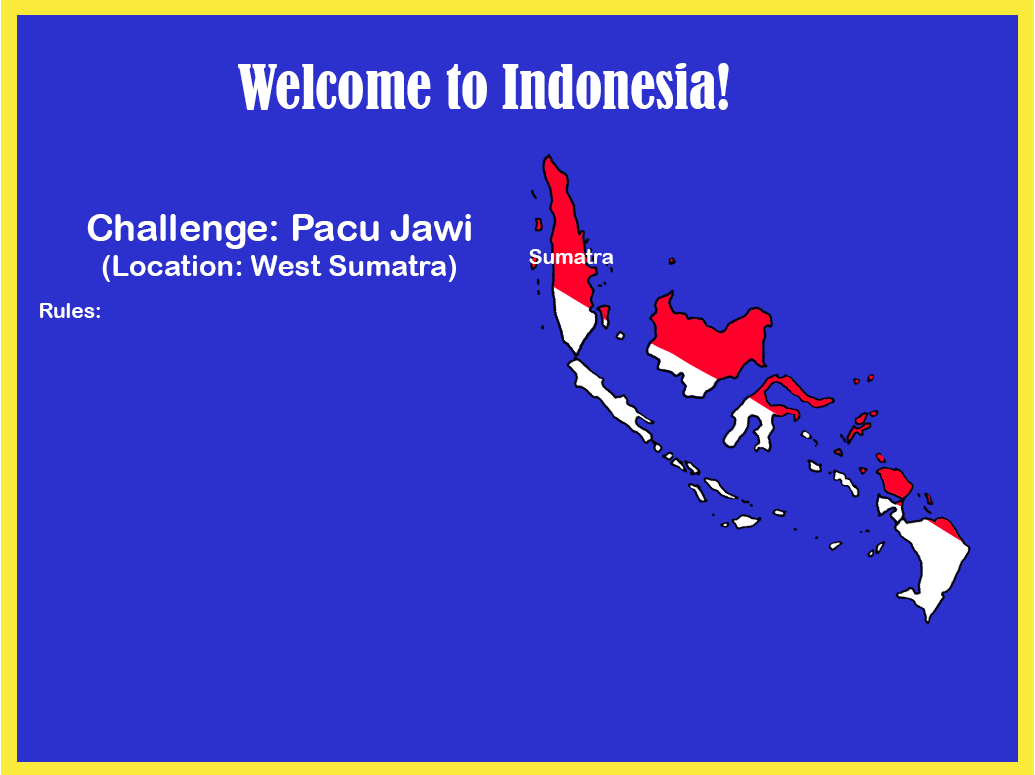
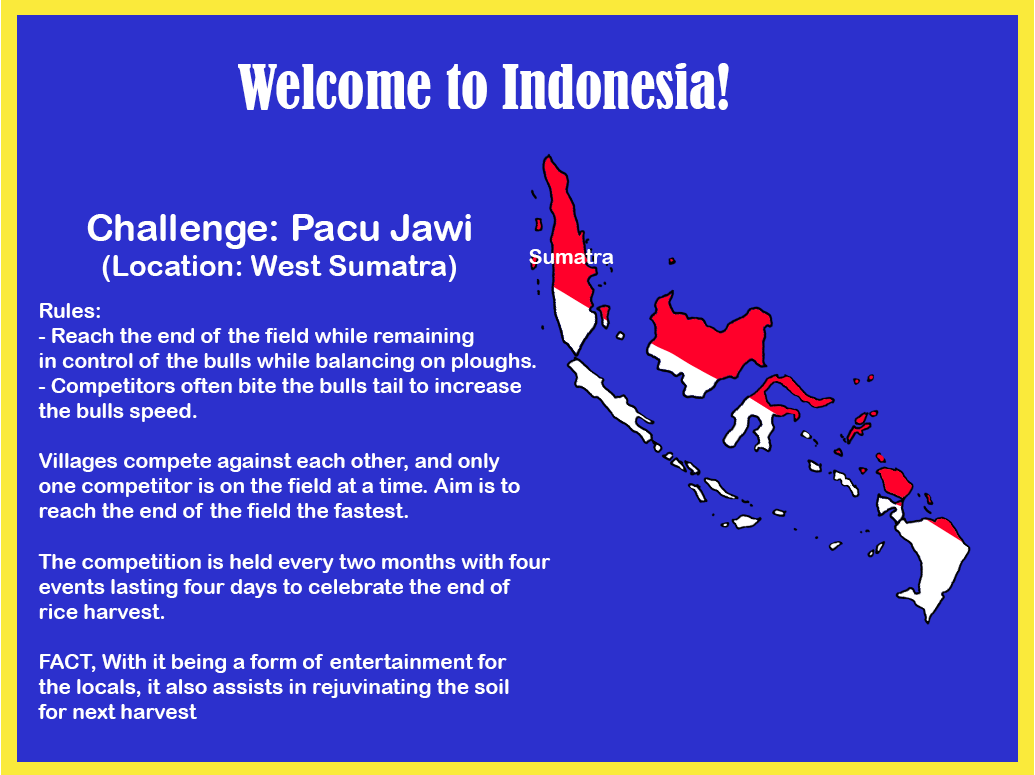
Layer changes from the first w=1035, h=775 image to the second:
renamed "Rules:" to "Rules: - Reach the end of the field while remaining in control", painted on it over [38, 328, 551, 719]
